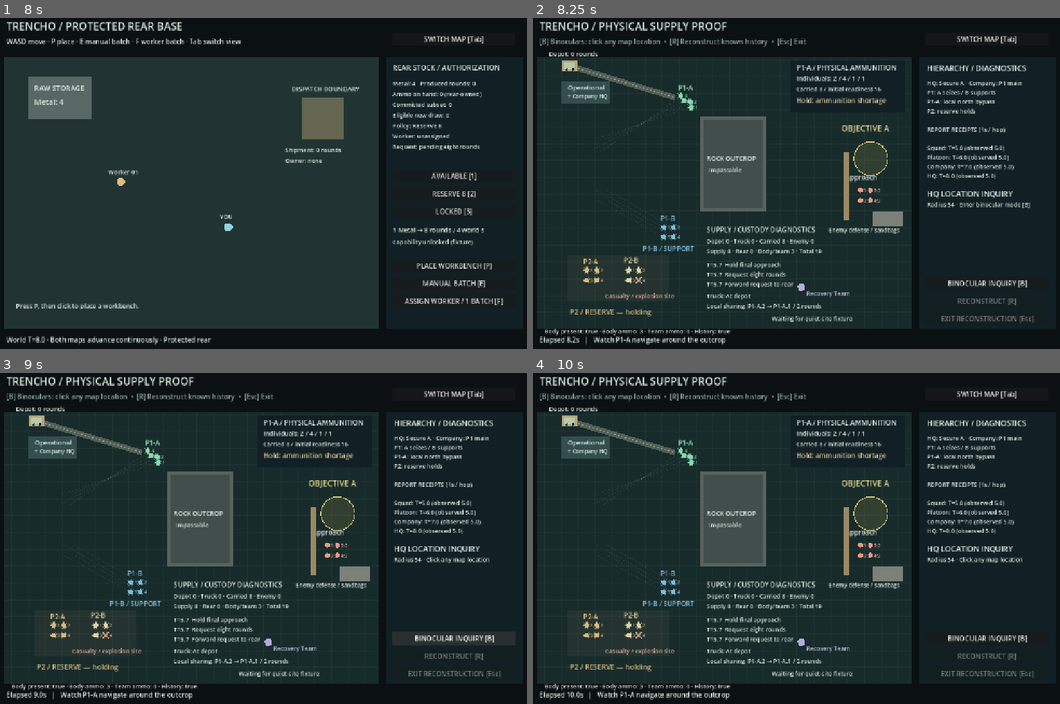
Above: before the commit, frames 1-4 (two rows, left to right).
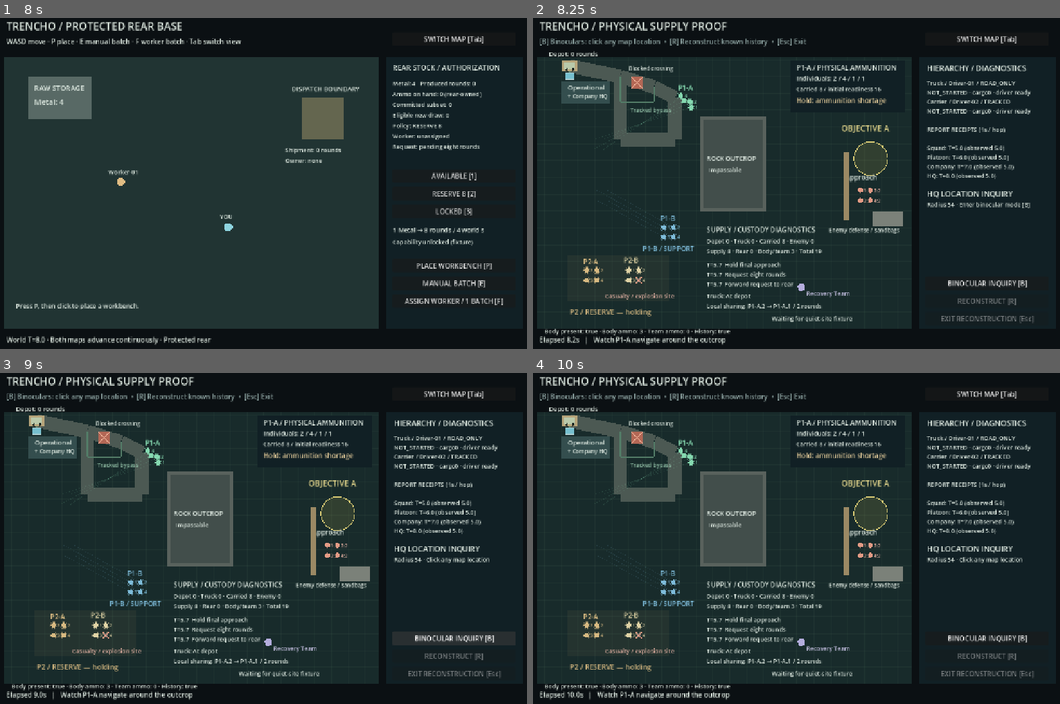
Above: after the commit, the same moments.

Repository: TheInfinityIQ/trencho_v3
Game: Godot game, scene res://main.tscn
The game is run twice, just before and just after one commit, with the same random seed, the same clock (stepped at 60 frames per second) and the same inputs.
Inputs (mouse positions are in pixels of both pictures, inside the frame that each line leads up to):
- Up to frame 1 (8 s): click "AVAILABLE [1]" at 0.5 s; click "RESERVE 8 [2]" at 1.25 s; click "LOCKED [3]" at 2 s; click "PLACE WORKBENCH [P]" at 2.75 s; click "MANUAL BATCH [E]" at 3.5 s; click "ASSIGN WORKER / 1 BATCH [F]" at 4.25 s; tap Enter at 5 s; move the mouse to (384, 163) at 5.02 s; hold D 5.03-5.78 s; tap P at 5.1 s; click (384, 163) at 5.17 s; tap Space at 5.75 s; move the mouse to (158, 200) at 5.77 s; hold S 5.78-6.53 s; tap E at 5.85 s; move the mouse to (316, 107) at 6.52 s; hold D 6.53-7.28 s; tap F at 6.6 s; move the mouse to (237, 249) at 7.27 s; hold W from 7.28 s (still down); tap 2 at 7.35 s; click (237, 249) at 7.42 s
- Up to frame 2 (8.25 s): move the mouse to (959, 233) at 8.02 s; release W at 8.03 s; hold A from 8.03 s (still down); tap Tab at 8.1 s
- Up to frame 3 (9 s): release A at 8.75 s; click "BINOCULAR INQUIRY [B]" at 8.75 s
- Up to frame 4 (10 s): tap Enter at 9.5 s; move the mouse to (633, 485) at 9.52 s; hold A from 9.53 s (still down); tap B at 9.6 s

Frame 1 is identical in both runs. In frame 2, 2.5% of the frame differs, in the area x 6-95%, y 12-39%; in frame 3, 2.5%; in frame 4, 2.5%.

Commit message:
Add driven vehicles with legal terrain routes and blocked-road recovery

Diff:
--- /dev/null
+++ b/check_vehicles.gd
@@ -0,0 +1,149 @@
+extends SceneTree
+
+const Scenario = preload("res://scenario.gd")
+var checks := 0
+var failures: Array[String] = []
+
+func expect(condition: bool, description: String) -> void:
+	checks += 1
+	if not condition:
+		failures.append(description)
+
+func _initialize() -> void:
+	run.call_deferred()
+
+func capture(name: String) -> void:
+	await create_timer(0.08).timeout
+	await RenderingServer.frame_post_draw
+	root.get_texture().get_image().save_png("res://artifacts/vehicle_" + name + ".png")
+
+func run() -> void:
+	var model = Scenario.new(false, false, true)
+	var network = model.vehicles
+	expect(network.truck.id != network.tracked.id and network.drivers[0].id != network.drivers[1].id, "Persistent independent vehicle and driver identities")
+	expect(network.truck.driver == network.drivers[0] and network.tracked.driver == network.drivers[1], "Vehicle references the same persistent driver person, no duplicate")
+	var walking_driver := false
+	for squad in model.squads:
+		for soldier in squad.soldiers:
+			walking_driver = walking_driver or soldier.id.begins_with("Driver-")
+	expect(not walking_driver, "Occupied driver does not simultaneously act as a separate walking soldier")
+	network.tracked.inventory.BoltActionRifleAmmo = 1
+	expect(network.truck.inventory.BoltActionRifleAmmo == 0, "Vehicle cargo inventories are independent")
+	network.tracked.inventory.BoltActionRifleAmmo = 0
+	var offroad := Vector2(260, 210)
+	expect(not network.legal_position(offroad, "ROAD_ONLY") and network.legal_position(offroad, "TRACKED"), "Terrain classification admits tracked bypass and rejects road truck")
+	network.truck.faction = "enemy"
+	expect(not network.legal_position(offroad, network.truck.mobility_class), "Changing faction grants no off-road permission")
+	network.truck.faction = "friendly"
+	var road_legal := true
+	var tracked_legal := true
+	var conserved := true
+	var blocked := false
+	var replanned := false
+	var no_early_delivery := true
+	var tracked_offroad := false
+	var truck_arrival := -1.0
+	var tracked_arrival := -1.0
+	var infantry_offroad_movement := false
+	for tick in range(3000):
+		model.advance(1.0 / 60.0)
+		road_legal = road_legal and network.legal_position(network.truck.position, "ROAD_ONLY")
+		tracked_legal = tracked_legal and network.legal_position(network.tracked.position, "TRACKED")
+		conserved = conserved and model.total_ammunition() == 27
+		for soldier in model.squads[0].soldiers:
+			if soldier.travelled > 20 and not network.legal_position(soldier.position, "ROAD_ONLY"):
+				infantry_offroad_movement = true
+		if network.truck.route_state == "BLOCKED":
+			blocked = true
+			no_early_delivery = no_early_delivery and model.supply.delivered_at < 0 and model.supply.carried() == 8 and network.truck.inventory.BoltActionRifleAmmo == 8
+		if network.truck.route_state == "REPLANNING":
+			replanned = true
+			no_early_delivery = no_early_delivery and model.supply.delivered_at < 0 and network.truck.position != network.points.resupply
+		if network.tracked.route_state == "MOVING" and not network.legal_position(network.tracked.position, "ROAD_ONLY"):
+			tracked_offroad = true
+		if network.truck.route_state == "ARRIVED" and truck_arrival < 0:
+			truck_arrival = model.elapsed
+		if network.tracked.route_state == "ARRIVED" and tracked_arrival < 0:
+			tracked_arrival = model.elapsed
+		if model.secured:
+			break
+	expect(road_legal and tracked_legal, "All sampled positions obey mobility-class terrain permissions")
+	expect(blocked and replanned and no_early_delivery, "Primary route fails explicitly, replan does not claim arrival/delivery")
+	expect("road_southwest" in network.truck.route and "offroad_west" not in network.truck.route, "Truck selects longer legal road alternative")
+	expect(tracked_offroad and "offroad_west" in network.tracked.route, "Tracked carrier materially uses off-road bypass")
+	expect(network.truck.route_is_legal(network) and network.tracked.route_is_legal(network), "Final planned routes exclude blocked/illegal edges")
+	expect(tracked_arrival > 0 and truck_arrival > tracked_arrival + 3, "Legal mobility classes produce distinct arrival timing")
+	expect(network.truck.position == network.points.resupply and model.supply.delivered_at >= truck_arrival, "Physical position and route arrival gate delivery")
+	expect(conserved and network.truck.inventory.BoltActionRifleAmmo == 0 and model.supply.carried() == 20, "Delayed shipment conserves cargo and later capture remains physical")
+	expect(model.secured and infantry_offroad_movement, "Infantry remains independent of road-only restrictions")
+	var unavailable = Scenario.new(false, false, true)
+	unavailable.vehicles.drivers[0].active = false
+	for tick in range(1800):
+		unavailable.advance(1.0 / 60.0)
+	expect(unavailable.vehicles.truck.position == unavailable.vehicles.points.depot and unavailable.vehicles.truck.route_state == "NO_DRIVER", "Unavailable driver prevents all truck movement")
+	expect(unavailable.vehicles.truck.inventory.BoltActionRifleAmmo == 8 and unavailable.supply.carried() == 8 and unavailable.supply.delivered_at < 0, "Driver absence retains cargo without false arrival or delivery")
+	var unassigned = Scenario.new(false, false, true)
+	unassigned.vehicles.drivers[0].assigned_vehicle_id = "another-vehicle"
+	for tick in range(1200):
+		unassigned.advance(1.0 / 60.0)
+	expect(unassigned.vehicles.truck.position == unassigned.vehicles.points.depot and unassigned.supply.delivered_at < 0, "Living driver assigned elsewhere cannot drive this truck")
+	var impossible = Scenario.new(false, false, true)
+	impossible.vehicles.edges = impossible.vehicles.edges.filter(func(edge): return edge.id != "south-road")
+	for tick in range(1800):
+		impossible.advance(1.0 / 60.0)
+	expect(impossible.vehicles.truck.route_state == "NO_LEGAL_ROUTE" and impossible.supply.delivered_at < 0 and impossible.vehicles.truck.inventory.BoltActionRifleAmmo == 8, "No alternate road means genuine failure rather than cheating through off-road terrain")
+	var integrated = Scenario.new(true, true, true)
+	integrated.rear.place_workbench(Vector2(380, 480))
+	integrated.rear.start_job("Avatar", 0)
+	integrated.rear.set_policy("RESERVE", 8)
+	for tick in range(241):
+		integrated.advance(1.0 / 60.0)
+	integrated.rear.assign_worker()
+	var combined_conserved := true
+	for tick in range(7200):
+		integrated.advance(1.0 / 60.0)
+		combined_conserved = combined_conserved and integrated.total_ammunition() + integrated.combat.shots.size() == 19 + integrated.rear.produced
+		if integrated.secured:
+			break
+	expect(integrated.secured and integrated.vehicles.truck.route_state == "ARRIVED" and integrated.combat.encounter_over and combined_conserved, "Full rear/vehicle/combat integration still completes with exact shot-and-production accounting")
+	if "--visual" in OS.get_cmdline_user_args():
+		await visual_run()
+	var output := FileAccess.open("res://artifacts/vehicle_checks.json", FileAccess.WRITE)
+	output.store_string(JSON.stringify({"checks": checks, "failures": failures, "truck_route": network.truck.route, "tracked_route": network.tracked.route, "truck_arrival": truck_arrival, "tracked_arrival": tracked_arrival, "road_half_width": network.ROAD_HALF_WIDTH, "events": network.events}, "\t"))
+	output.close()
+	print("VEHICLE CHECKS: ", checks, " failures: ", failures)
+	quit(0 if failures.is_empty() else 1)
+
+func visual_run() -> void:
+	var view = load("res://main.tscn").instantiate()
+	expect(view.get_script() != null, "Vehicle graphical scene script loads")
+	if view.get_script() == null:
+		view.free()
+		return
+	# Isolate the accepted military-stocked shipment for the visual mobility proof.
+	view.model = Scenario.new(false, false, true)
+	view.view_mode = "battlefield"
+	root.add_child(view)
+	var waited := 0
+	while view.model.vehicles.truck.route_state != "MOVING" and waited < 200:
+		await create_timer(0.05).timeout
+		waited += 1
+	await capture("primary_route")
+	while view.model.vehicles.truck.route_state != "BLOCKED" and waited < 400:
+		await create_timer(0.05).timeout
+		waited += 1
+	await capture("blocked")
+	expect(view.model.supply.carried() == 8 and view.model.supply.delivered_at < 0, "Rendered blockage keeps cargo unavailable to squad")
+	while view.model.vehicles.truck.route_state != "REPLANNING" and waited < 500:
+		await create_timer(0.05).timeout
+		waited += 1
+	await capture("replanning")
+	while view.model.vehicles.truck.current_node != "road_southwest" and waited < 800:
+		await create_timer(0.05).timeout
+		waited += 1
+	await capture("alternate_vs_bypass")
+	while view.model.vehicles.truck.route_state != "ARRIVED" and waited < 1000:
+		await create_timer(0.05).timeout
+		waited += 1
+	await capture("arrived_delivery")
+	expect(view.model.supply.delivered_at >= 0 and view.model.supply.carried() >= 16 and view.model.vehicles.tracked.route_state == "ARRIVED", "Rendered legal arrival triggers physical delivery after tracked bypass")
--- a/project.godot
+++ b/project.godot
@@ -1,7 +1,7 @@
 config_version=5
 
 [application]
-config/name="Trencho v3 — Hierarchy proof"
+config/name="Trencho v3"
 run/main_scene="res://main.tscn"
 config/features=PackedStringArray("4.7", "GL Compatibility")
 
--- a/scenario.gd
+++ b/scenario.gd
@@ -6,6 +6,7 @@
 const Rear = preload("res://rear.gd")
 const Recovery = preload("res://recovery.gd")
 const Combat = preload("res://combat.gd")
+const VehicleRoutes = preload("res://vehicle_routes.gd")
 const OBSTACLE := Rect2(410, 245, 155, 225)
 const OBJECTIVE := Vector2(815, 345)
 var elapsed := 0.0
@@ -19,8 +20,9 @@
 var integrated_rear := false
 var recovery
 var combat
+var vehicles
 
-func _init(with_rear := false, with_combat := false) -> void:
+func _init(with_rear := false, with_combat := false, with_vehicles := false) -> void:
 	integrated_rear = with_rear
 	squads = [Squad.new("P1-A", Vector2(155, 300)), Squad.new("P1-B", Vector2(165, 420)),
 		Squad.new("P2-A", Vector2(140, 610)), Squad.new("P2-B", Vector2(240, 610))]
@@ -33,6 +35,8 @@
 	recovery = Recovery.new(squads[3].soldiers[3])
 	if with_combat:
 		combat = Combat.new(self)
+	if with_vehicles:
+		vehicles = VehicleRoutes.new(supply)
 
 func total_ammunition() -> int:
 	var total: int = supply.depot.inventory[Supply.CATEGORY] + supply.truck.inventory[Supply.CATEGORY] + supply.captured.inventory[Supply.CATEGORY] + recovery.inventory[Supply.CATEGORY]
@@ -44,6 +48,10 @@
 	if combat != null:
 		for soldier in combat.defenders.soldiers:
 			total += int(soldier.inventory[Supply.CATEGORY])
+	if vehicles != null:
+		total += int(vehicles.tracked.inventory[Supply.CATEGORY])
+		for driver in vehicles.drivers:
+			total += int(driver.inventory[Supply.CATEGORY])
 	return total
 
 func record(echelon: String, actor: String, intent: String, choice: String, reason: String) -> void:
--- a/soldier.gd
+++ b/soldier.gd
@@ -15,6 +15,7 @@
 var weapon_category := "BoltActionRifle"
 var faction := "friendly"
 var detected: Array[String] = []
+var assigned_vehicle_id := ""
 
 func _init(identity: String, start: Vector2, pace: float) -> void:
 	id = identity
--- a/supply.gd
+++ b/supply.gd
@@ -9,7 +9,7 @@
 const CAPTURE_POSITION := Vector2(735, 290)
 var squad
 var depot := {"id": "military-depot", "inventory": {CATEGORY: 12}}
-var truck := {"id": "military-truck", "inventory": {CATEGORY: 0}, "position": DEPOT_POSITION, "state": "At depot"}
+var truck = {"id": "military-truck", "inventory": {CATEGORY: 0}, "position": DEPOT_POSITION, "state": "At depot"}
 var captured := {"id": "enemy-ammo-container", "owner": "enemy", "inventory": {CATEGORY: 4}}
 var phase := "Approach staging"
 var transactions: Array[Dictionary] = []
@@ -21,6 +21,7 @@
 var captured_at := -1.0
 var now := 0.0
 var requires_rear := false
+var vehicle_controller
 
 func _init(advancing_squad, rear_required := false) -> void:
 	squad = advancing_squad
@@ -91,8 +92,14 @@
 		if transfer(depot.id, depot.inventory, truck.id, truck.inventory, 8, "Load approved military shipment") == 8:
 			truck.state = "In transit"
 	if truck.state == "In transit":
-		truck.position = truck.position.move_toward(RESUPPLY_POSITION, 48 * delta)
-		if truck.position == RESUPPLY_POSITION:
+		if vehicle_controller != null:
+			vehicle_controller.get_ref().advance(delta, now)
+		else:
+			truck.position = truck.position.move_toward(RESUPPLY_POSITION, 48 * delta)
+		var physical_arrival: bool = truck.position == RESUPPLY_POSITION
+		if vehicle_controller != null:
+			physical_arrival = physical_arrival and truck.route_state == "ARRIVED"
+		if physical_arrival:
 			truck.state = "At staging"
 	if truck.state == "At staging":
 		for unit in range(truck.inventory[CATEGORY]):
--- /dev/null
+++ b/vehicle.gd
@@ -0,0 +1,87 @@
+extends RefCounted
+
+var id: String
+var position: Vector2
+var mobility_class: String
+var faction := "friendly"
+var inventory := {"BoltActionRifleAmmo": 0}
+var driver
+var state := "At depot"
+var route_state := "NOT_STARTED"
+var route: Array[String] = []
+var route_index := 0
+var destination := "resupply"
+var current_node: String
+var known_blocked: Dictionary = {}
+var blocked_reason := ""
+var blocked_location := Vector2.ZERO
+var blocked_at := -1.0
+var replanning_at := -1.0
+var speed := 48.0
+
+func route_is_legal(network) -> bool:
+	for index in range(route.size() - 1):
+		var edge: Dictionary = network.edge_between(route[index], route[index + 1])
+		if edge.is_empty() or not network.edge_allowed(edge, mobility_class) or edge.blocked:
+			return false
+	return not route.is_empty()
+
+func _init(identity: String, mobility: String, start_node: String, location: Vector2, person) -> void:
+	id = identity
+	mobility_class = mobility
+	current_node = start_node
+	position = location
+	driver = person
+	driver.assigned_vehicle_id = id
+	driver.position = position
+
+func start(network, now: float) -> void:
+	route.assign(network.plan(current_node, destination, mobility_class, known_blocked))
+	route_index = 0
+	route_state = "MOVING" if route.size() > 1 else "NO_LEGAL_ROUTE"
+	network.record(self, now, "Evaluate primary route", route_state)
+
+func advance(delta: float, now: float, network) -> void:
+	if not driver.active or driver.assigned_vehicle_id != id:
+		if route_state != "NO_DRIVER":
+			route_state = "NO_DRIVER"
+			network.record(self, now, "Active assigned driver unavailable; cargo retained", route_state)
+		return
+	if route_state == "NOT_STARTED":
+		start(network, now)
+	if route_state == "BLOCKED":
+		if now >= blocked_at + 1:
+			route_state = "REPLANNING"
+			replanning_at = now
+			network.record(self, now, "Replan within mobility permissions", route_state)
+		return
+	if route_state == "REPLANNING":
+		if now >= replanning_at + 1:
+			route.assign(network.plan(current_node, destination, mobility_class, known_blocked))
+			route_index = 0
+			route_state = "MOVING" if route.size() > 1 else "NO_LEGAL_ROUTE"
+			network.record(self, now, "Follow legal alternate route", route_state)
+		return
+	if route_state != "MOVING":
+		return
+	var next_node: String = route[route_index + 1]
+	var edge: Dictionary = network.edge_between(current_node, next_node)
+	if edge.blocked:
+		known_blocked[edge.id] = true
+		blocked_reason = "Static crossing blocked: " + edge.id
+		blocked_location = position
+		blocked_at = now
+		route_state = "BLOCKED"
+		network.record(self, now, blocked_reason, route_state)
+		return
+	if not network.edge_allowed(edge, mobility_class):
+		route_state = "NO_LEGAL_ROUTE"
+		return
+	position = position.move_toward(network.points[next_node], speed * delta)
+	driver.position = position
+	if position == network.points[next_node]:
+		current_node = next_node
+		route_index += 1
+		if route_index == route.size() - 1:
+			route_state = "ARRIVED"
+			network.record(self, now, "Destination physically reached", route_state)
--- /dev/null
+++ b/vehicle_routes.gd
@@ -0,0 +1,93 @@
+extends RefCounted
+
+const Vehicle = preload("res://vehicle.gd")
+const Person = preload("res://soldier.gd")
+const ROAD_HALF_WIDTH := 16.0
+const BLOCKAGE := Rect2(245, 150, 30, 30)
+var points := {"depot": Vector2(100, 125), "carrier_start": Vector2(100, 150), "junction": Vector2(220, 150), "crossing_exit": Vector2(300, 175), "resupply": Vector2(350, 200), "road_southwest": Vector2(220, 300), "road_southeast": Vector2(350, 300), "offroad_west": Vector2(220, 210), "offroad_east": Vector2(300, 210)}
+var edges: Array[Dictionary] = []
+var drivers: Array = []
+var truck
+var tracked
+var events: Array[Dictionary] = []
+
+func _init(supply) -> void:
+	add_edge("depot-junction", "depot", "junction", "ROAD")
+	add_edge("blocked-crossing", "junction", "crossing_exit", "ROAD", true)
+	add_edge("east-road", "crossing_exit", "resupply", "ROAD")
+	add_edge("south-road", "junction", "road_southwest", "ROAD")
+	add_edge("lower-road", "road_southwest", "road_southeast", "ROAD")
+	add_edge("return-road", "road_southeast", "resupply", "ROAD")
+	add_edge("carrier-spawn", "carrier_start", "depot", "OFFROAD")
+	add_edge("bypass-west", "junction", "offroad_west", "OFFROAD")
+	add_edge("bypass-south", "offroad_west", "offroad_east", "OFFROAD")
+	add_edge("bypass-east", "offroad_east", "crossing_exit", "OFFROAD")
+	drivers = [Person.new("Driver-01", points.depot, 0), Person.new("Driver-02", points.carrier_start, 0)]
+	truck = Vehicle.new(supply.truck.id, "ROAD_ONLY", "depot", points.depot, drivers[0])
+	truck.inventory = supply.truck.inventory
+	tracked = Vehicle.new("TrackedCarrier-01", "TRACKED", "carrier_start", points.carrier_start, drivers[1])
+	tracked.speed = 56
+	supply.truck = truck
+	supply.vehicle_controller = weakref(self)
+
+func add_edge(identity: String, start: String, end: String, terrain: String, blocked := false) -> void:
+	edges.append({"id": identity, "a": start, "b": end, "terrain": terrain, "blocked": blocked})
+
+func edge_allowed(edge: Dictionary, mobility: String) -> bool:
+	return edge.terrain == "ROAD" or (edge.terrain == "OFFROAD" and mobility == "TRACKED")
+
+func edge_between(start: String, end: String) -> Dictionary:
+	for edge in edges:
+		if (edge.a == start and edge.b == end) or (edge.b == start and edge.a == end):
+			return edge
+	return {}
+
+func plan(start: String, goal: String, mobility: String, excluded: Dictionary) -> Array[String]:
+	var costs := {start: 0.0}
+	var previous: Dictionary = {}
+	var open: Array[String] = [start]
+	while not open.is_empty():
+		open.sort_custom(func(a, b): return costs[a] < costs[b])
+		var node: String = open.pop_front()
+		if node == goal:
+			break
+		for edge in edges:
+			if not edge_allowed(edge, mobility) or excluded.has(edge.id):
+				continue
+			var other := ""
+			if edge.a == node:
+				other = edge.b
+			elif edge.b == node:
+				other = edge.a
+			else:
+				continue
+			var distance: float = costs[node] + points[node].distance_to(points[other])
+			if distance < float(costs.get(other, INF)):
+				costs[other] = distance
+				previous[other] = node
+				if other not in open:
+					open.append(other)
+	if not costs.has(goal):
+		return []
+	var result: Array[String] = [goal]
+	while result[0] != start:
+		result.push_front(previous[result[0]])
+	return result
+
+func legal_position(point: Vector2, mobility: String) -> bool:
+	if BLOCKAGE.grow(3).has_point(point):
+		return false
+	for edge in edges:
+		if edge_allowed(edge, mobility):
+			var nearest := Geometry2D.get_closest_point_to_segment(point, points[edge.a], points[edge.b])
+			if point.distance_to(nearest) <= ROAD_HALF_WIDTH:
+				return true
+	return false
+
+func record(vehicle, now: float, reason: String, route_state: String) -> void:
+	events.append({"time": now, "vehicle": vehicle.id, "driver": vehicle.driver.id, "driver_active": vehicle.driver.active, "assigned_vehicle": vehicle.driver.assigned_vehicle_id, "mobility": vehicle.mobility_class, "position": vehicle.position, "destination": vehicle.destination, "route": vehicle.route.duplicate(), "route_legal_world_diagnostic": vehicle.route_is_legal(self), "state": route_state, "cargo": vehicle.inventory.BoltActionRifleAmmo, "reason": reason})
+	print("VEHICLE: ", JSON.stringify(events.back()))
+
+func advance(delta: float, now: float) -> void:
+	truck.advance(delta, now, self)
+	tracked.advance(delta, now, self)
--- a/view.gd
+++ b/view.gd
@@ -1,7 +1,7 @@
 extends Node2D
 
 const Scenario = preload("res://scenario.gd")
-var model = Scenario.new(true, true)
+var model = Scenario.new(true, true, true)
 var font := ThemeDB.fallback_font
 var colors := [Color("85d9b0"), Color("7ebcda"), Color("d7b981"), Color("e0d3a5")]
 var inquiry_mode := false
@@ -136,6 +136,19 @@
 		draw_line(Vector2(x, 105), Vector2(x, 750), Color(0.6, 0.8, 0.6, 0.045))
 	for y in range(110, 750, 40):
 		draw_line(Vector2(24, y), Vector2(912, y), Color(0.6, 0.8, 0.6, 0.045))
+	if model.vehicles != null:
+		var network = model.vehicles
+		for edge in network.edges:
+			var is_road: bool = edge.terrain == "ROAD"
+			draw_line(network.points[edge.a], network.points[edge.b], Color("4c5953") if is_road else Color("537c67"), network.ROAD_HALF_WIDTH * 2 if is_road else 3)
+		for vehicle in [network.truck, network.tracked]:
+			for segment in range(vehicle.route.size() - 1):
+				draw_line(network.points[vehicle.route[segment]], network.points[vehicle.route[segment + 1]], Color("b6a36e") if vehicle.mobility_class == "ROAD_ONLY" else Color("76cbd5"), 1.5)
+		draw_rect(network.BLOCKAGE, Color("b36755"))
+		draw_line(network.BLOCKAGE.position, network.BLOCKAGE.end, Color("f0b59b"), 3)
+		draw_line(Vector2(network.BLOCKAGE.position.x, network.BLOCKAGE.end.y), Vector2(network.BLOCKAGE.end.x, network.BLOCKAGE.position.y), Color("f0b59b"), 3)
+		label_at(Vector2(240, 136), "Blocked crossing", 13)
+		label_at(Vector2(244, 235), "Tracked bypass", 13, Color("8fbca4"))
 	label_at(Vector2(28, 40), "TRENCHO / PHYSICAL SUPPLY PROOF", 25)
 	label_at(Vector2(28, 73), "[B] Binoculars: click any map location  •  [R] Reconstruct known history  •  [Esc] Exit", 16, Color("93aaa8"))
 	draw_rect(Scenario.OBSTACLE, Color("59625d"))
@@ -171,14 +184,20 @@
 	label_at(Vector2(273, 565), "P1-B / SUPPORT", 16, colors[1])
 	if not model.information.reconstructing:
 		var supply = model.supply
-		draw_line(supply.DEPOT_POSITION, supply.RESUPPLY_POSITION, Color("52605a"), 13)
-		draw_line(supply.DEPOT_POSITION, supply.RESUPPLY_POSITION, Color("9b9b77"), 1)
+		if model.vehicles == null:
+			draw_line(supply.DEPOT_POSITION, supply.RESUPPLY_POSITION, Color("52605a"), 13)
+			draw_line(supply.DEPOT_POSITION, supply.RESUPPLY_POSITION, Color("9b9b77"), 1)
 		draw_rect(Rect2(supply.DEPOT_POSITION - Vector2(17, 12), Vector2(34, 24)), Color("b6a47a"))
 		label_at(Vector2(50, 102), "Depot: %d rounds" % supply.depot.inventory[supply.CATEGORY], 15)
 		var truck_position: Vector2 = supply.truck.position
 		draw_rect(Rect2(truck_position - Vector2(13, 8), Vector2(26, 16)), Color("b9c9aa"))
 		draw_circle(truck_position + Vector2(-7, 9), 3, Color("17211e"))
 		draw_circle(truck_position + Vector2(7, 9), 3, Color("17211e"))
+		if model.vehicles != null:
+			var tracked_position: Vector2 = model.vehicles.tracked.position
+			draw_rect(Rect2(tracked_position - Vector2(11, 6), Vector2(22, 12)), Color("76bfce"))
+			draw_line(tracked_position + Vector2(-11, -8), tracked_position + Vector2(11, -8), Color("abcdd0"), 2)
+			draw_line(tracked_position + Vector2(-11, 8), tracked_position + Vector2(11, 8), Color("abcdd0"), 2)
 		if not supply.requires_rear:
 			draw_rect(Rect2(supply.CAPTURE_POSITION - Vector2(10, 8), Vector2(20, 16)), Color("c18969"))
 			label_at(supply.CAPTURE_POSITION + Vector2(-55, 27), "Captured +4" if supply.captured_at >= 0 else "Enemy ammo: 4", 14)
@@ -253,6 +272,10 @@
 	draw_rect(Rect2(930, 105, 325, 645), Color("112025"))
 	label_at(Vector2(948, 137), "HIERARCHY / DIAGNOSTICS", 18)
 	var lines := ["HQ: Secure A · Company: P1 main", "P1: A seizes / B supports", "P1-A: local north bypass", "P2: reserve holds", "", "REPORT RECEIPTS (1s / hop)"]
+	if model.vehicles != null:
+		var truck = model.vehicles.truck
+		var tracked = model.vehicles.tracked
+		lines = ["Truck / Driver-01 / ROAD_ONLY", "%s · cargo%d · driver %s" % [truck.route_state, truck.inventory.BoltActionRifleAmmo, "ready" if truck.driver.active and truck.driver.assigned_vehicle_id == truck.id else "unavailable"], "Carrier / Driver-02 / TRACKED", "%s · cargo%d · driver %s" % [tracked.route_state, tracked.inventory.BoltActionRifleAmmo, "ready" if tracked.driver.active and tracked.driver.assigned_vehicle_id == tracked.id else "unavailable"], "", "REPORT RECEIPTS (1s / hop)"]
 	for index in range(lines.size()):
 		label_at(Vector2(948, 171 + index * 22), lines[index], 14)
 	for index in range(4):
Not shown, added: check_vehicles.gd.uid
Not shown, added: vehicle.gd.uid
Not shown, added: vehicle_routes.gd.uid
